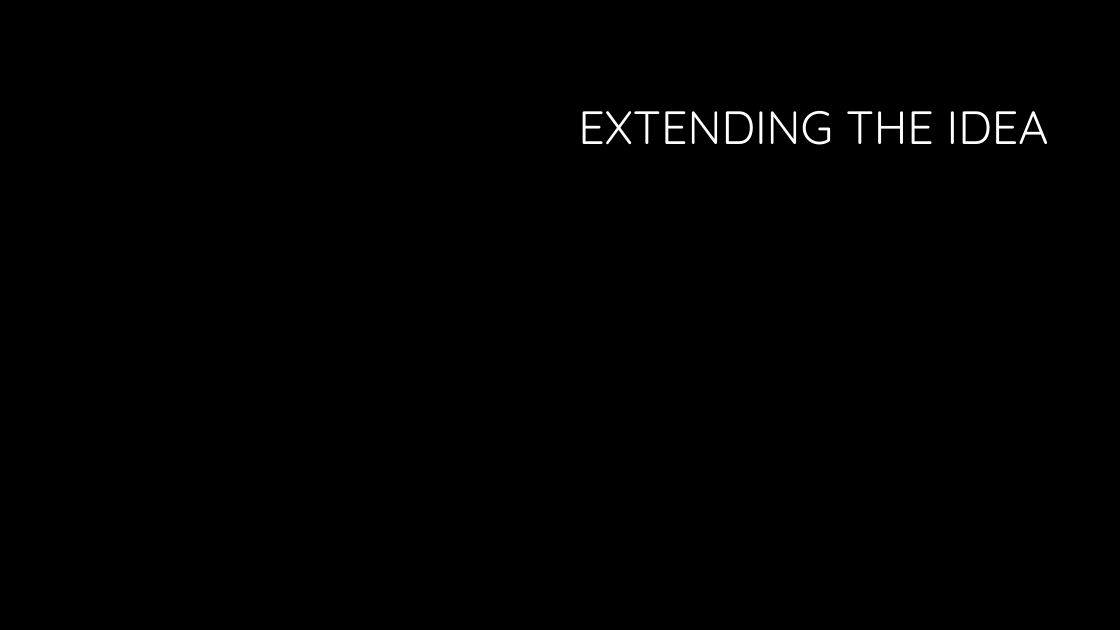
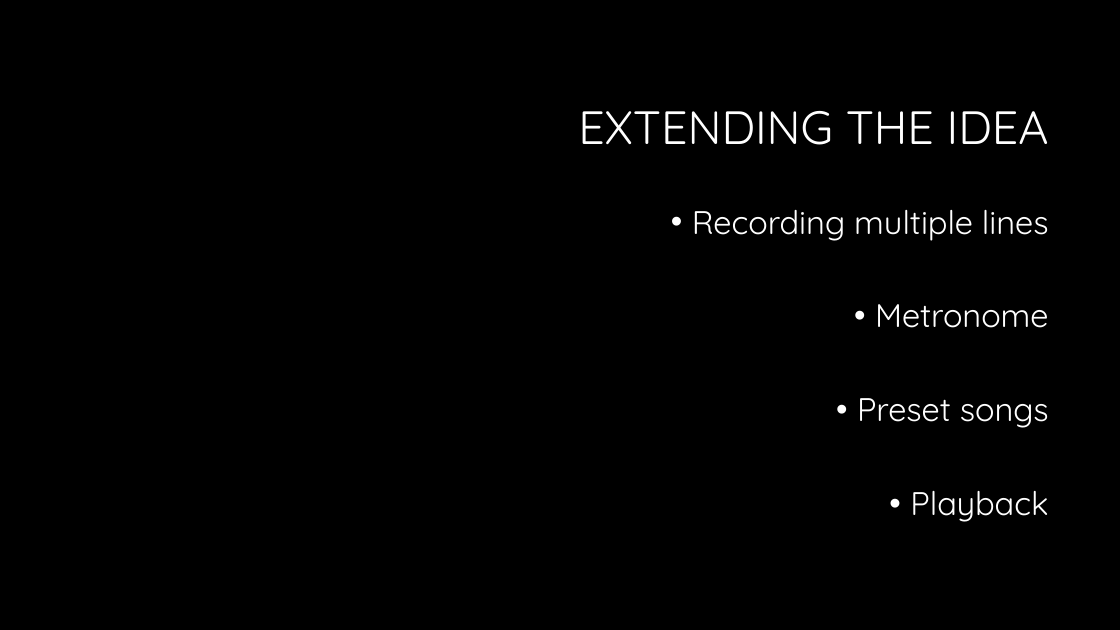
Before and after one commit to ThomasLFranklin/Final-Project, a slide deck: slide 4 of Pitch for Virtual Piano.pptx. Drawn at 1120x630 pixels with LibreOffice and Linux fonts; fonts in the diff are those of the drawing; background and template pictures are left out. Boxes give left, top, right and bottom in pixels: in the first picture for what was removed or moved away, otherwise in the second. Text is boxed around its words. In the diff, an @@ line names an element or a change of style, - is before the commit and + after.

```diff
--- a/Pitch for Virtual Piano.pptx
+++ b/Pitch for Virtual Piano.pptx
@@ text added at [692,210,1049,522], 28 pt, text #FFFFFF @@
+• Recording multiple lines
+• Metronome
+• Preset songs
+• Playback
```
Also in this commit, not shown: 1 other slide changed.
